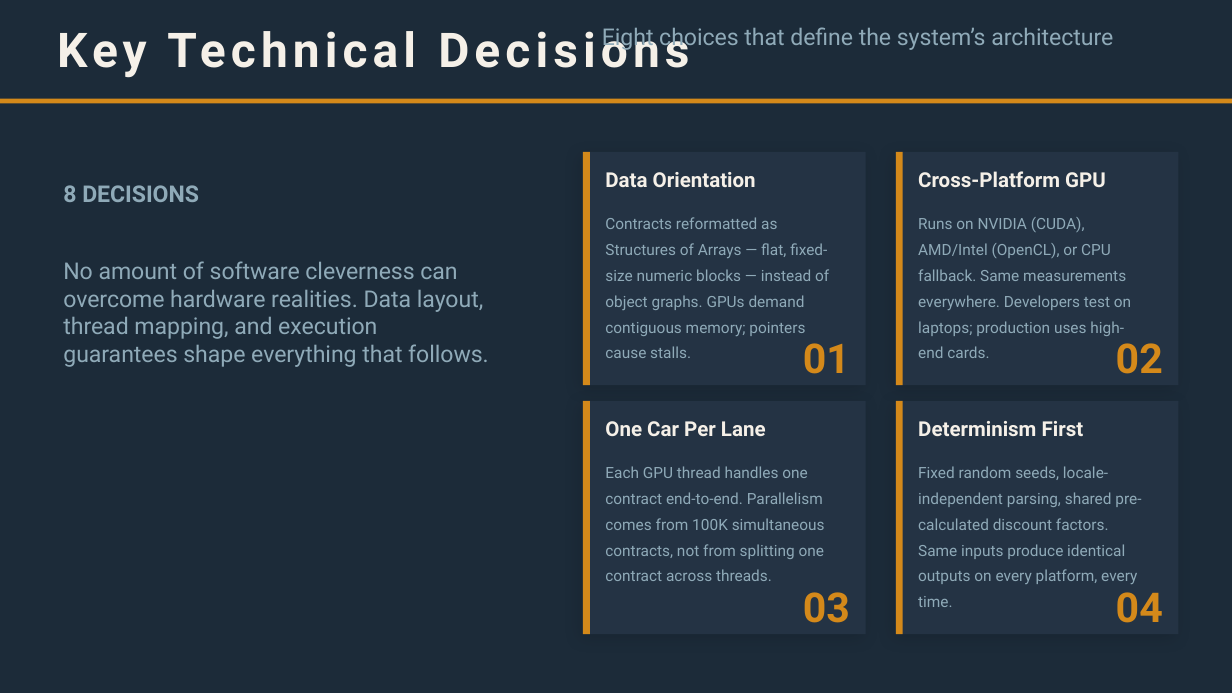
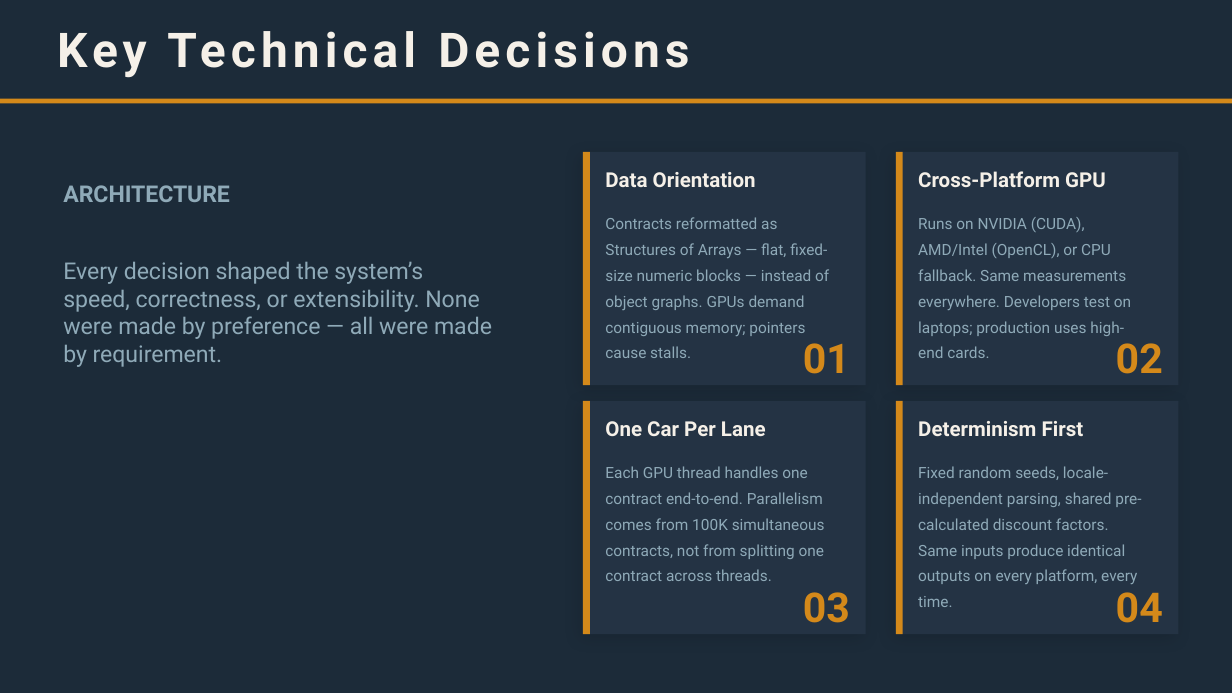
Before and after one commit to FransVanEk/Actus-Insurance.Documentation, a slide deck: slide 6 of public/downloads/Hackathon-GPU-Presentation.pptx. Drawn at 1232x693 pixels with LibreOffice and Linux fonts; fonts in the diff are those of the drawing; background and template pictures are left out. Boxes give left, top, right and bottom in pixels: in the first picture for what was removed or moved away, otherwise in the second. Text is boxed around its words. In the diff, an @@ line names an element or a change of style, - is before the commit and + after.

```diff
--- a/public/downloads/Hackathon-GPU-Presentation.pptx
+++ b/public/downloads/Hackathon-GPU-Presentation.pptx
@@ text removed at [602,27,1113,50] @@
-Eight choices that define the system’s architecture
@@ text at [63,185,492,367]: text changed @@
-8 DECISIONS
-No amount of software cleverness can overcome hardware realities. Data layout, thread mapping, and execution guarantees shape everything that follows.
+ARCHITECTURE
+Every decision shaped the system’s speed, correctness, or extensibility. None were made by preference — all were made by requirement.
```
Also in this commit, not shown: 2 other slides changed, 17 other files.
